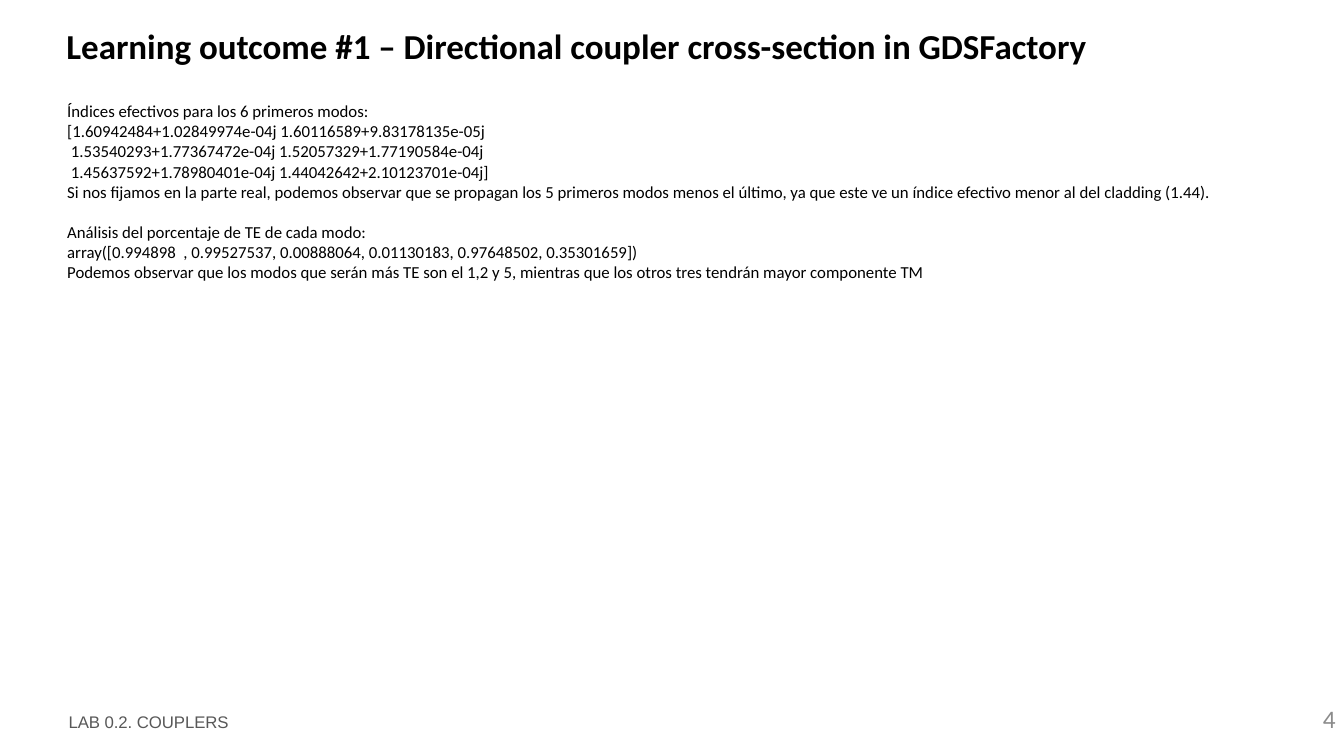
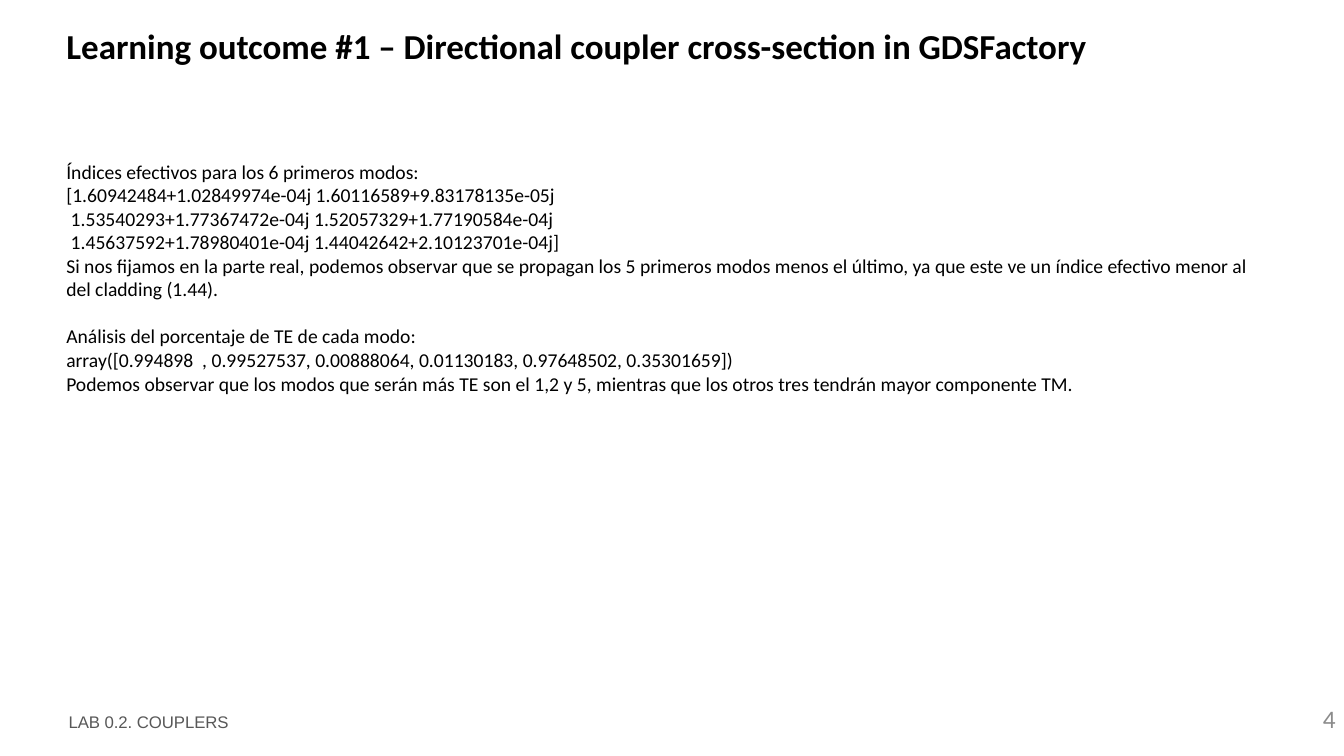
Before and after one commit to snacmuo/pic-upv-lab0, a slide deck: slide 4 of LabBook_020.pptx. Drawn at 1344x756 pixels with LibreOffice and Linux fonts; fonts in the diff are those of the drawing; background and template pictures are left out. Boxes give left, top, right and bottom in pixels: in the first picture for what was removed or moved away, otherwise in the second. Text is boxed around its words. In the diff, an @@ line names an element or a change of style, - is before the commit and + after.

```diff
--- a/LabBook_020.pptx
+++ b/LabBook_020.pptx
@@ text at box(66, 163, 1246, 370): size 12 to 14 pt in "Índices efectivos para los 6 primeros modos:", "[1.60942484+1.02849974e-04j 1.60116589+9.83178135e-05j", "1.53540293+1.77367472e-04j 1.52057329+1.77190584e-04j", "1.45637592+1.78980401e-04j 1.44042642+2.10123701e-04j]" and 3 more places @@
@@ text "Índices efectivos para los 6 ...": place and size @@
-text "Índices efectivos para los 6 ..." at box(67, 104, 1209, 281)
+text "Índices efectivos para los 6 ..." at box(66, 163, 1246, 394)
@@ text at box(66, 377, 1072, 394): text changed; size 12 to 14 pt @@
-Podemos observar que los modos que serán más TE son el 1,2 y 5, mientras que los otros tres tendrán mayor componente TM
+Podemos observar que los modos que serán más TE son el 1,2 y 5, mientras que los otros tres tendrán mayor componente TM.
```
Also in this commit, not shown: 5 other slides changed, 2 slides added, 3 other files.
